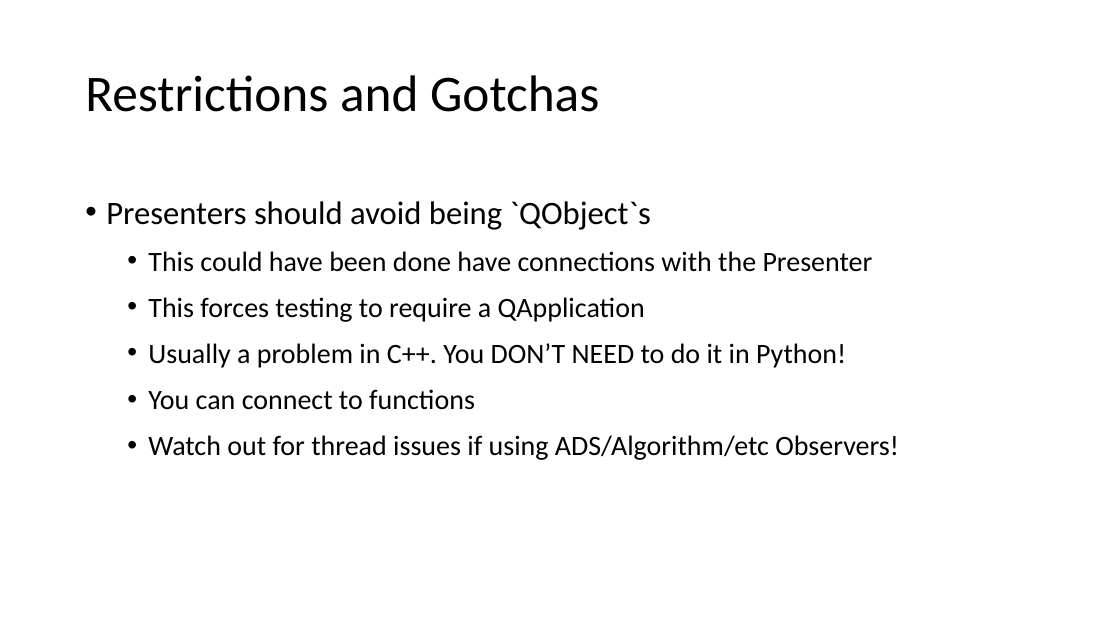
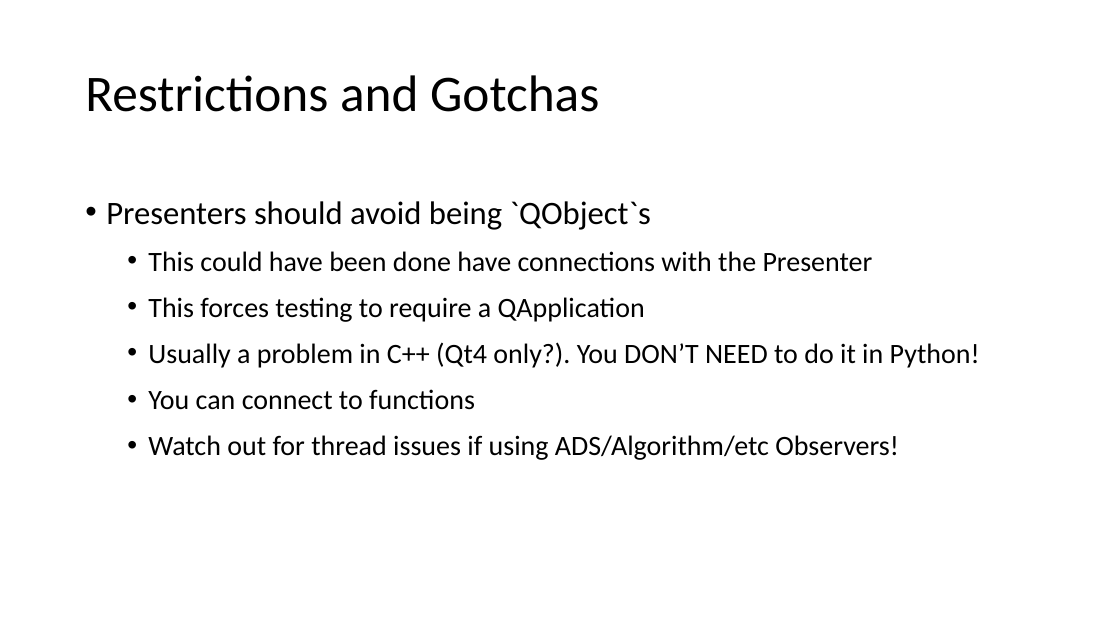
Before and after one commit to DTasev/mvp, a slide deck: slide 7 of MVP Tutorial.pptx. Drawn at 1120x630 pixels with LibreOffice and Linux fonts; fonts in the diff are those of the drawing. Boxes give left, top, right and bottom in pixels: in the first picture for what was removed or moved away, otherwise in the second. Text is boxed around its words. In the diff, an @@ line names an element or a change of style, - is before the commit and + after.

```diff
--- a/MVP Tutorial.pptx
+++ b/MVP Tutorial.pptx
@@ text at <box>148,342,980,368</box>: text changed @@
-  • Usually a problem in C++. You DON’T NEED to do it in Python!
+  • Usually a problem in C++ (Qt4 only?). You DON’T NEED to do it in Python!
```
Also in this commit, not shown: 2 other slides changed, 3 slides added, 1 other file.
